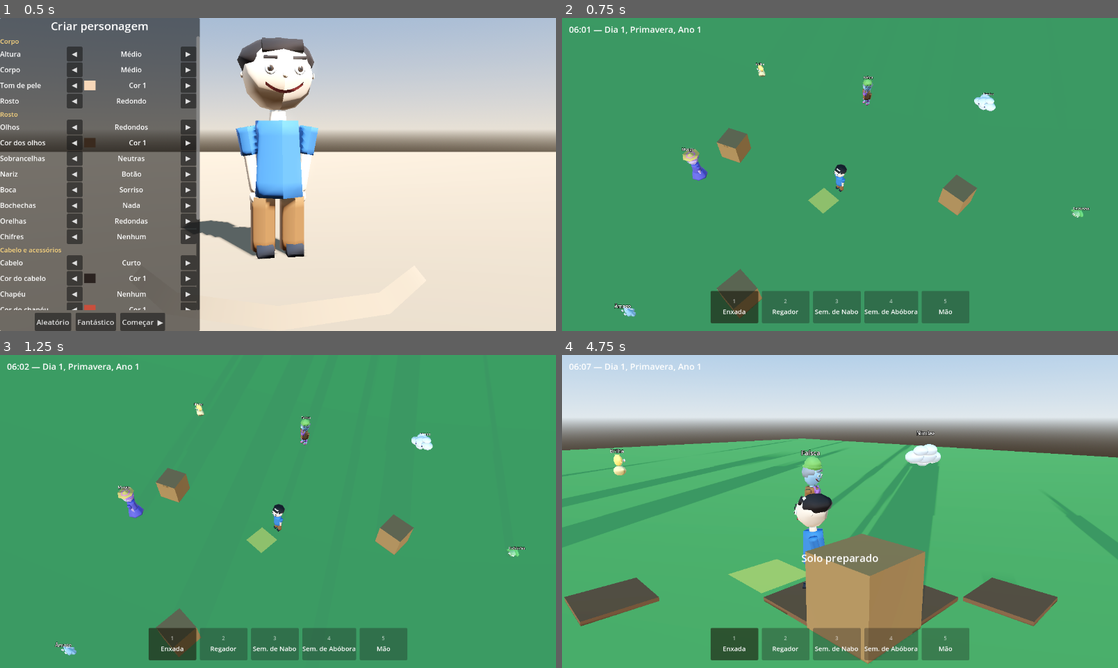
Above: before the commit, frames 1-4 (two rows, left to right).
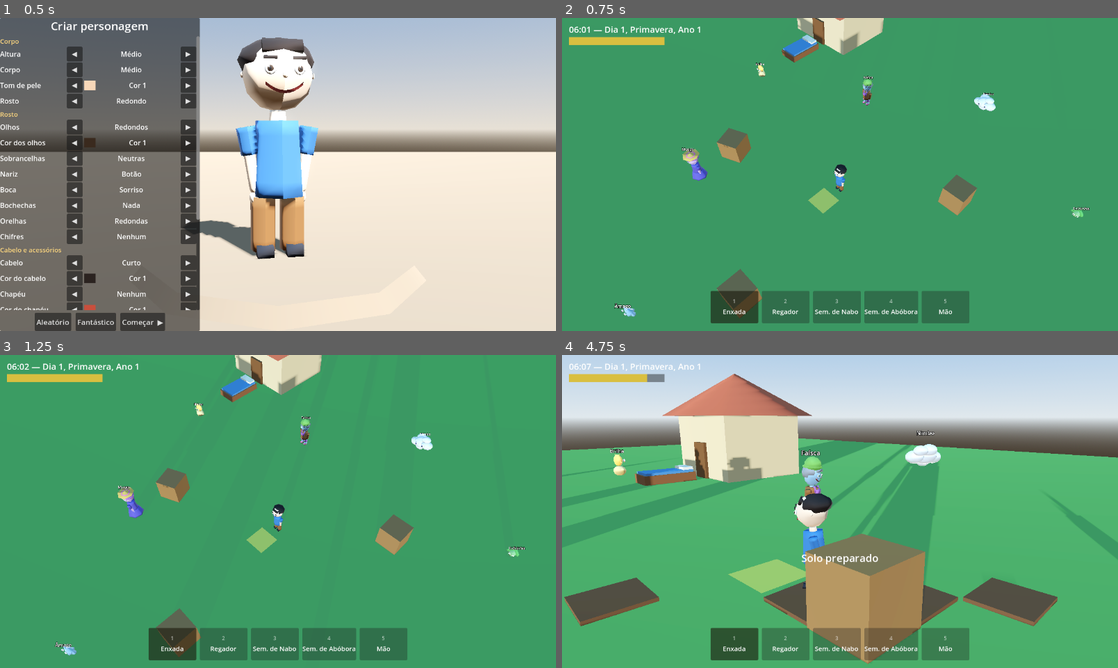
Above: after the commit, the same moments.

Repository: metanoide-ic/pack-invaders
Game: Godot game, scene res://scenes/character_creator.tscn
Same seed, same stepped clock (60 frames per second), same inputs: the game is played once before the commit and once after it.
Inputs (mouse positions are in pixels of both pictures, inside the frame that each line leads up to):
- Up to frame 1 (0.5 s): no input
- Up to frame 2 (0.75 s): click "Começar ▶" at 0.5 s
- Up to frame 3 (1.25 s): no input
- Up to frame 4 (4.75 s): move the mouse to (962, 495) at 1.27 s; hold D (move_right) 1.28-2 s; hold E (interact) 1.28-2 s; click (962, 495) at 1.42 s; drag from (728, 527) to (812, 574) at 2.02 s; move the mouse to (895, 442) at 2.77 s; hold D (move_right) 2.78-3.5 s; hold V (toggle_camera) 2.78-3.5 s; click (895, 442) at 2.92 s; tap E (interact) at 3.05 s; drag from (812, 574) to (673, 464) at 3.52 s; move the mouse to (1006, 558) at 4.27 s; hold A (move_left) from 4.28 s (still down); hold E (interact) from 4.28 s (still down); click (1006, 558) at 4.42 s

Frame 1 is identical in both runs. In frame 2, 2.0% of the frame differs, in the area x 1-58%, y 0-15%; in frame 3, 2.1%; in frame 4, 7.4%, in the area x 0-57%, y 6-79%.

Commit message:
Adiciona energia e sono: casa com cama, gasto de energia, dormir pula o dia
- GameClock.sleep_to_next_day(): pula direto para o início do próximo dia
- house.gd: casa low-poly gerada por código com uma cama (grupo "bed")
  colocada no mundo, longe da plantação
- Player: barra de energia (100, gasto de 3 por uso de ferramenta, colher
  é grátis), velocidade reduzida quando exausto, dormir perto da cama
  restaura a energia e avança o calendário
- HUD: barra de energia com cor de alerta quando baixa, dica "Pressione E
  para dormir" perto da cama, fade de tela na transição do sono
- player.gd agora acessa GameClock/PlayerData via get_node_or_null (como
  o farm_grid.gd já fazia) em vez do nome direto do autoload — mais
  consistente e testável em isolamento
- tests/energy_test.gd: cobre o pulo de dia do relógio, gasto/restauração
  de energia e a troca de comportamento do E perto da cama

Co-Authored-By: Claude Fable 5 <noreply@anthropic.com>
Claude-Session: https://claude.ai/code/session_015CeQuS2gT9rzqChbHnMAxe

Diff:
--- a/nucleo/game/scenes/main.tscn
+++ b/nucleo/game/scenes/main.tscn
@@ -1,9 +1,10 @@
-[gd_scene load_steps=14 format=3]
+[gd_scene load_steps=15 format=3]
 
 [ext_resource type="Script" path="res://scripts/main.gd" id="1_main"]
 [ext_resource type="PackedScene" path="res://scenes/player.tscn" id="2_player"]
 [ext_resource type="Script" path="res://scripts/farm_grid.gd" id="3_farm"]
 [ext_resource type="Script" path="res://scripts/hud.gd" id="4_hud"]
+[ext_resource type="Script" path="res://scripts/house.gd" id="5_house"]
 
 [sub_resource type="ProceduralSkyMaterial" id="sky_mat"]
 sky_top_color = Color(0.35, 0.55, 0.8, 1)
@@ -66,6 +67,10 @@
 [node name="FarmGrid" type="Node3D" parent="."]
 script = ExtResource("3_farm")
 
+[node name="House" type="Node3D" parent="."]
+transform = Transform3D(1, 0, 0, 0, 1, 0, 0, 0, 1, -9, 0, -9)
+script = ExtResource("5_house")
+
 [node name="Crates" type="Node3D" parent="."]
 
 [node name="Crate1" type="StaticBody3D" parent="Crates"]
--- a/nucleo/game/scripts/game_clock.gd
+++ b/nucleo/game/scripts/game_clock.gd
@@ -33,6 +33,13 @@
 		hour_changed.emit(hour)
 
 
+## Pula direto para o início do próximo dia (dormir na cama).
+func sleep_to_next_day() -> void:
+	time_of_day = DAY_START_HOUR
+	_last_hour = int(DAY_START_HOUR)
+	_advance_day()
+
+
 func _advance_day() -> void:
 	day += 1
 	if day > DAYS_PER_SEASON:
--- /dev/null
+++ b/nucleo/game/scripts/house.gd
@@ -0,0 +1,104 @@
+extends Node3D
+## Casa simples do jogador: fachada low-poly gerada por código + uma cama
+## que funciona como ponto de dormir (grupo "bed" — o Player detecta a
+## proximidade e permite dormir com E, pulando para o próximo dia).
+
+const WALL_COLOR := Color(0.9, 0.8, 0.6)
+const ROOF_COLOR := Color(0.78, 0.36, 0.24)
+const DOOR_COLOR := Color(0.48, 0.32, 0.18)
+const BED_FRAME_COLOR := Color(0.55, 0.36, 0.22)
+const BED_SHEET_COLOR := Color(0.35, 0.55, 0.78)
+const BED_PILLOW_COLOR := Color(0.96, 0.94, 0.88)
+
+
+func _ready() -> void:
+	_build_house()
+	_build_bed()
+
+
+func _build_house() -> void:
+	var walls := StaticBody3D.new()
+	walls.name = "Walls"
+	add_child(walls)
+
+	var wall_size := Vector3(4.2, 2.6, 3.6)
+	var wall_mesh := MeshInstance3D.new()
+	var box := BoxMesh.new()
+	box.size = wall_size
+	wall_mesh.mesh = box
+	wall_mesh.position = Vector3(0, wall_size.y * 0.5, 0)
+	wall_mesh.material_override = _mat(WALL_COLOR)
+	walls.add_child(wall_mesh)
+
+	var wall_shape := CollisionShape3D.new()
+	var box_shape := BoxShape3D.new()
+	box_shape.size = wall_size
+	wall_shape.shape = box_shape
+	wall_shape.position = wall_mesh.position
+	walls.add_child(wall_shape)
+
+	var roof := MeshInstance3D.new()
+	var roof_mesh := CylinderMesh.new()
+	roof_mesh.top_radius = 0.0
+	roof_mesh.bottom_radius = 3.4
+	roof_mesh.height = 1.8
+	roof_mesh.radial_segments = 4
+	roof.mesh = roof_mesh
+	roof.position = Vector3(0, wall_size.y + 0.9, 0)
+	roof.rotation.y = deg_to_rad(45)
+	roof.material_override = _mat(ROOF_COLOR)
+	add_child(roof)
+
+	var door := MeshInstance3D.new()
+	var door_mesh := BoxMesh.new()
+	door_mesh.size = Vector3(0.9, 1.5, 0.12)
+	door.mesh = door_mesh
+	door.position = Vector3(0, 0.75, wall_size.z * 0.5 + 0.06)
+	door.material_override = _mat(DOOR_COLOR)
+	add_child(door)
+
+
+func _build_bed() -> void:
+	var bed := StaticBody3D.new()
+	bed.name = "Bed"
+	bed.add_to_group("bed")
+	bed.position = Vector3(0, 0, 3.4)
+	add_child(bed)
+
+	var frame := MeshInstance3D.new()
+	var frame_mesh := BoxMesh.new()
+	frame_mesh.size = Vector3(1.1, 0.35, 2.0)
+	frame.mesh = frame_mesh
+	frame.position = Vector3(0, 0.18, 0)
+	frame.material_override = _mat(BED_FRAME_COLOR)
+	bed.add_child(frame)
+
+	var sheet := MeshInstance3D.new()
+	var sheet_mesh := BoxMesh.new()
+	sheet_mesh.size = Vector3(1.0, 0.1, 1.85)
+	sheet.mesh = sheet_mesh
+	sheet.position = Vector3(0, 0.4, 0)
+	sheet.material_override = _mat(BED_SHEET_COLOR)
+	bed.add_child(sheet)
+
+	var pillow := MeshInstance3D.new()
+	var pillow_mesh := BoxMesh.new()
+	pillow_mesh.size = Vector3(0.85, 0.16, 0.4)
+	pillow.mesh = pillow_mesh
+	pillow.position = Vector3(0, 0.48, -0.75)
+	pillow.material_override = _mat(BED_PILLOW_COLOR)
+	bed.add_child(pillow)
+
+	var shape := CollisionShape3D.new()
+	var box_shape := BoxShape3D.new()
+	box_shape.size = Vector3(1.1, 0.5, 2.0)
+	shape.shape = box_shape
+	shape.position = Vector3(0, 0.25, 0)
+	bed.add_child(shape)
+
+
+func _mat(color: Color) -> StandardMaterial3D:
+	var mat := StandardMaterial3D.new()
+	mat.albedo_color = color
+	mat.roughness = 1.0
+	return mat
--- a/nucleo/game/scripts/hud.gd
+++ b/nucleo/game/scripts/hud.gd
@@ -4,10 +4,17 @@
 const SLOT_NORMAL := Color(1, 1, 1, 0.55)
 const SLOT_SELECTED := Color(1.0, 0.85, 0.4, 1.0)
 
+const ENERGY_COLOR := Color(0.85, 0.75, 0.25)
+const ENERGY_LOW_COLOR := Color(0.85, 0.3, 0.25)
+
 var _slots: Array[PanelContainer] = []
 var _inv_label: Label
 var _toast: Label
 var _toast_tween: Tween
+var _energy_bar: ProgressBar
+var _energy_fill: StyleBoxFlat
+var _sleep_hint: Label
+var _fade: ColorRect
 
 @onready var clock_label: Label = $ClockLabel
 
@@ -17,8 +24,12 @@
 	player.tool_changed.connect(_on_tool_changed)
 	player.inventory_changed.connect(_on_inventory_changed)
 	player.notified.connect(_show_toast)
+	player.energy_changed.connect(_on_energy_changed)
+	player.near_bed_changed.connect(_on_near_bed_changed)
+	player.slept.connect(_play_sleep_transition)
 	_on_tool_changed(player.selected_tool)
 	_on_inventory_changed(player.inventory)
+	_on_energy_changed(player.energy, Player.MAX_ENERGY)
 
 
 func _build(player: Player) -> void:
@@ -77,6 +88,40 @@
 	_toast.modulate.a = 0.0
 	root.add_child(_toast)
 
+	_energy_bar = ProgressBar.new()
+	_energy_bar.min_value = 0.0
+	_energy_bar.max_value = Player.MAX_ENERGY
+	_energy_bar.show_percentage = false
+	_energy_bar.set_anchors_preset(Control.PRESET_TOP_LEFT)
+	_energy_bar.offset_left = 16.0
+	_energy_bar.offset_top = 44.0
+	_energy_bar.offset_right = 236.0
+	_energy_bar.offset_bottom = 62.0
+	var energy_bg := StyleBoxFlat.new()
+	energy_bg.bg_color = Color(0, 0, 0, 0.4)
+	_energy_bar.add_theme_stylebox_override("background", energy_bg)
+	_energy_fill = StyleBoxFlat.new()
+	_energy_bar.add_theme_stylebox_override("fill", _energy_fill)
+	root.add_child(_energy_bar)
+
+	_sleep_hint = Label.new()
+	_sleep_hint.text = "Pressione E para dormir"
+	_sleep_hint.set_anchors_preset(Control.PRESET_CENTER)
+	_sleep_hint.offset_left = -200.0
+	_sleep_hint.offset_right = 200.0
+	_sleep_hint.offset_top = 140.0
+	_sleep_hint.offset_bottom = 170.0
+	_sleep_hint.horizontal_alignment = HORIZONTAL_ALIGNMENT_CENTER
+	_sleep_hint.add_theme_font_size_override("font_size", 18)
+	_sleep_hint.visible = false
+	root.add_child(_sleep_hint)
+
+	_fade = ColorRect.new()
+	_fade.color = Color(0, 0, 0, 0)
+	_fade.set_anchors_preset(Control.PRESET_FULL_RECT)
+	_fade.mouse_filter = Control.MOUSE_FILTER_IGNORE
+	root.add_child(_fade)
+
 
 func _on_tool_changed(index: int) -> void:
 	for i in _slots.size():
@@ -98,3 +143,20 @@
 	_toast_tween = create_tween()
 	_toast_tween.tween_interval(1.2)
 	_toast_tween.tween_property(_toast, "modulate:a", 0.0, 0.6)
+
+
+func _on_energy_changed(current: float, max_energy: float) -> void:
+	_energy_bar.max_value = max_energy
+	_energy_bar.value = current
+	_energy_fill.bg_color = ENERGY_LOW_COLOR if current / max_energy < 0.2 else ENERGY_COLOR
+
+
+func _on_near_bed_changed(near: bool) -> void:
+	_sleep_hint.visible = near
+
+
+func _play_sleep_transition() -> void:
+	var tw := create_tween()
+	tw.tween_property(_fade, "color:a", 1.0, 0.35)
+	tw.tween_interval(0.2)
+	tw.tween_property(_fade, "color:a", 0.0, 0.5)
--- a/nucleo/game/scripts/player.gd
+++ b/nucleo/game/scripts/player.gd
@@ -6,6 +6,9 @@
 signal tool_changed(index: int)
 signal inventory_changed(inventory: Dictionary)
 signal notified(text: String)
+signal energy_changed(current: float, max_energy: float)
+signal near_bed_changed(near: bool)
+signal slept
 
 const TOOLS := [
 	{"id": "hoe", "name": "Enxada"},
@@ -19,30 +22,46 @@
 const ACCELERATION := 12.0
 const ROTATION_SPEED := 10.0
 const REACH := 1.15
+const MAX_ENERGY := 100.0
+const TOOL_ENERGY_COST := 3.0
+const EXHAUSTED_SPEED_MULT := 0.55
+const BED_RANGE := 1.8
 
 var selected_tool := 0
 var inventory := {}  # nome do item -> quantidade
+var energy := MAX_ENERGY
 
 var _farm: FarmGrid
 var _marker: MeshInstance3D
 var _rig: CharacterRig
+var _just_harvested := false
+var _near_bed := false
+# Acessados via get_node_or_null (não pelo nome do autoload direto) para que
+# este script continue compilável em contextos sem autoloads registrados,
+# como os testes headless com `--script`.
+var _game_clock: Node
+var _player_data: Node
 
 @onready var camera_rig: Node3D = $CameraRig
 @onready var mesh: Node3D = $Mesh
 
 
 func _ready() -> void:
+	_game_clock = get_node_or_null("/root/GameClock")
+	_player_data = get_node_or_null("/root/PlayerData")
 	_farm = get_tree().get_first_node_in_group("farm_grid")
 	if _farm != null:
 		_farm.crop_harvested.connect(_on_crop_harvested)
 	_make_marker()
-	_rig = CharacterBuilder.build(PlayerData.appearance)
+	var appearance: CharacterAppearance = (
+			_player_data.appearance if _player_data != null else CharacterAppearance.new())
+	_rig = CharacterBuilder.build(appearance)
 	mesh.add_child(_rig)
 
 
 func _unhandled_input(event: InputEvent) -> void:
 	if event.is_action_pressed("interact"):
-		_use_tool()
+		_interact()
 		return
 	for i in TOOLS.size():
 		if event.is_action_pressed("slot_%d" % (i + 1)):
@@ -63,7 +82,8 @@
 	var yaw: float = camera_rig.global_rotation.y
 	var direction := (Basis(Vector3.UP, yaw) * Vector3(input.x, 0.0, input.y)).normalized()
 
-	var target := direction * WALK_SPEED
+	var speed_mult := EXHAUSTED_SPEED_MULT if energy <= 0.0 else 1.0
+	var target := direction * WALK_SPEED * speed_mult
 	velocity.x = lerp(velocity.x, target.x, ACCELERATION * delta)
 	velocity.z = lerp(velocity.z, target.z, ACCELERATION * delta)
 
@@ -74,6 +94,7 @@
 	move_and_slide()
 	_rig.set_moving(Vector2(velocity.x, velocity.z).length() / WALK_SPEED)
 	_update_marker()
+	_update_near_bed()
 
 
 func _target_cell() -> Vector2i:
@@ -81,12 +102,44 @@
 	return _farm.world_to_cell(global_position + facing * REACH)
 
 
+## E/clique: dorme se estiver perto de uma cama, senão usa a ferramenta
+## selecionada na célula à frente.
+func _interact() -> void:
+	if _near_bed:
+		_sleep()
+		return
+	_use_tool()
+
+
 func _use_tool() -> void:
 	if _farm == null:
 		return
+	_just_harvested = false
 	var message: String = _farm.use_tool(TOOLS[selected_tool].id, _target_cell())
-	if message != "":
-		notified.emit(message)
+	if message == "":
+		return
+	notified.emit(message)
+	if not _just_harvested:
+		_consume_energy(TOOL_ENERGY_COST)
+
+
+func _sleep() -> void:
+	var clock_text := ""
+	if _game_clock != null:
+		_game_clock.sleep_to_next_day()
+		clock_text = _game_clock.clock_text()
+	energy = MAX_ENERGY
+	energy_changed.emit(energy, MAX_ENERGY)
+	slept.emit()
+	notified.emit("Zzz... bom dia! " + clock_text)
+
+
+func _consume_energy(amount: float) -> void:
+	var was_exhausted := energy <= 0.0
+	energy = maxf(0.0, energy - amount)
+	energy_changed.emit(energy, MAX_ENERGY)
+	if energy <= 0.0 and not was_exhausted:
+		notified.emit("Você está exausto! Volte para casa e durma.")
 
 
 func _select(index: int) -> void:
@@ -99,6 +152,18 @@
 func _on_crop_harvested(_crop_id: String, crop_name: String) -> void:
 	inventory[crop_name] = inventory.get(crop_name, 0) + 1
 	inventory_changed.emit(inventory)
+	_just_harvested = true
+
+
+func _update_near_bed() -> void:
+	var near_now := false
+	for bed: Node3D in get_tree().get_nodes_in_group("bed"):
+		if global_position.distance_to(bed.global_position) < BED_RANGE:
+			near_now = true
+			break
+	if near_now != _near_bed:
+		_near_bed = near_now
+		near_bed_changed.emit(_near_bed)
 
 
 func _make_marker() -> void:
--- /dev/null
+++ b/nucleo/game/tests/energy_test.gd
@@ -0,0 +1,88 @@
+extends SceneTree
+## Teste do ciclo de energia e sono (roda sem janela):
+##   godot --headless --path . --script res://tests/energy_test.gd
+
+func _initialize() -> void:
+	# O autoload ainda não é um identificador global neste ponto (o script
+	# de entrada --script compila antes dos autoloads registrarem), então
+	# acessamos pelo nó, como o próprio farm_grid.gd já faz defensivamente.
+	var clock: Node = root.get_node("GameClock")
+	_test_clock_sleep(clock)
+	await _test_player_energy(clock)
+	print("energy_test OK")
+	quit(0)
+
+
+func _test_clock_sleep(clock: Node) -> void:
+	var before_day: int = clock.day
+	var before_season: int = clock.season
+	clock.time_of_day = 20.0  # simula fim de tarde
+	clock.sleep_to_next_day()
+	assert(is_equal_approx(clock.time_of_day, clock.DAY_START_HOUR),
+			"dormir deveria pular para o início do dia")
+	var advanced: bool = clock.day != before_day or clock.season != before_season
+	assert(advanced, "dormir deveria avançar o calendário em um dia")
+
+
+func _test_player_energy(clock: Node) -> void:
+	# _ready() do FarmGrid e do Player usam get_tree()/get_node_or_null, que só
+	# funcionam depois que o motor processa a árvore de verdade — por isso
+	# aguardamos um frame real em vez de chamar _ready() manualmente (como
+	# farm_test.gd/creature_test.gd fazem para nós mais simples).
+	var farm: Node3D = load("res://scripts/farm_grid.gd").new()
+	root.add_child(farm)
+	await process_frame
+
+	var player_scene: PackedScene = load("res://scenes/player.tscn")
+	var player: Player = player_scene.instantiate()
+	root.add_child(player)
+	await process_frame
+
+	assert(is_equal_approx(player.energy, player.MAX_ENERGY),
+			"energia deveria começar cheia")
+
+	# Preparar solo com a enxada deve gastar energia.
+	player.selected_tool = 0  # enxada
+	var cell := player._target_cell()
+	player._use_tool()
+	assert(player.energy < player.MAX_ENERGY, "usar a enxada deveria gastar energia")
+	var after_hoe := player.energy
+
+	# Planta, rega e espera crescer diretamente pelo FarmGrid (mesma célula).
+	assert(farm.use_tool("seed_turnip", cell) != "")
+	assert(farm.use_tool("can", cell) != "")
+	for i in 2:
+		farm._on_day_changed(i + 2, 0)
+		farm.use_tool("can", cell)
+	farm._on_day_changed(4, 0)
+
+	# Colher com a mão não deve consumir energia adicional.
+	player.selected_tool = 4  # mão
+	player._use_tool()
+	assert(is_equal_approx(player.energy, after_hoe),
+			"colher não deveria consumir energia adicional")
+
+	# Dormir restaura a energia e avança o dia.
+	var day_before_sleep: int = clock.day
+	player.energy = 1.0
+	player._sleep()
+	assert(is_equal_approx(player.energy, player.MAX_ENERGY),
+			"dormir deveria restaurar a energia")
+	assert(clock.day != day_before_sleep or clock.season > 0,
+			"dormir pelo player também deveria avançar o dia")
+
+	# Perto da cama, a interação deve dormir em vez de usar a ferramenta.
+	var bed := StaticBody3D.new()
+	bed.add_to_group("bed")
+	bed.global_position = player.global_position
+	root.add_child(bed)
+	player._update_near_bed()
+	assert(player._near_bed, "o player deveria se registrar perto da cama")
+	player.energy = 50.0
+	player._interact()
+	assert(is_equal_approx(player.energy, player.MAX_ENERGY),
+			"interagir perto da cama deveria dormir, não usar a ferramenta")
+
+	player.queue_free()
+	farm.queue_free()
+	bed.queue_free()
Not shown, changed: nucleo/README.md
Not shown, changed: nucleo/docs/GDD.md
